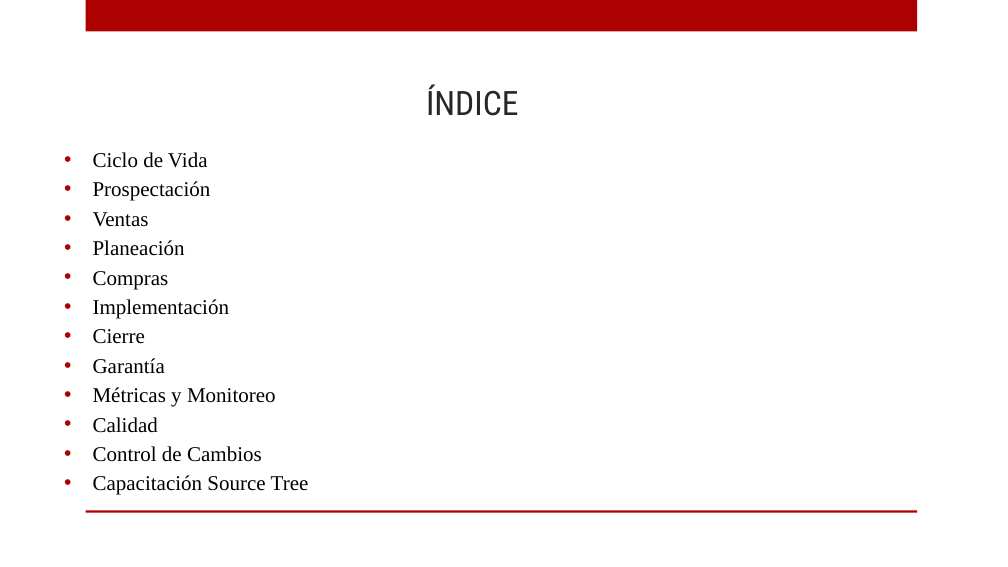
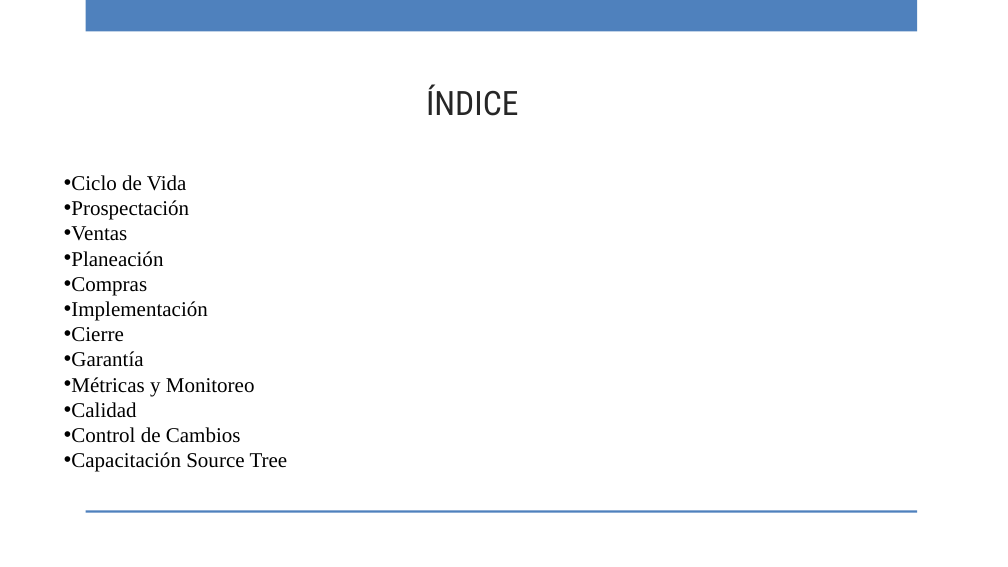
Before and after one commit to ricardo-novelasos/SOSQTP, a slide deck: slide 2 of capacitacion.pptx. Drawn at 1008x567 pixels with LibreOffice and Linux fonts; fonts in the diff are those of the drawing; background and template pictures are left out. Boxes give left, top, right and bottom in pixels: in the first picture for what was removed or moved away, otherwise in the second. Text is boxed around its words. In the diff, an @@ line names an element or a change of style, - is before the commit and + after.

```diff
--- a/capacitacion.pptx
+++ b/capacitacion.pptx
@@ rectangle at <box>85,0,917,32</box>: fill #AD0101 to #4F81BD @@
@@ text "Ciclo de Vida" at <box>71,175,288,472</box>: indent changed; less space between paragraphs @@
@@ rectangle at <box>85,510,917,513</box>: fill #AD0101 to #4F81BD @@
```
Also in this commit, not shown: 42 other slides changed, 4 slides added, 4 slides removed.
